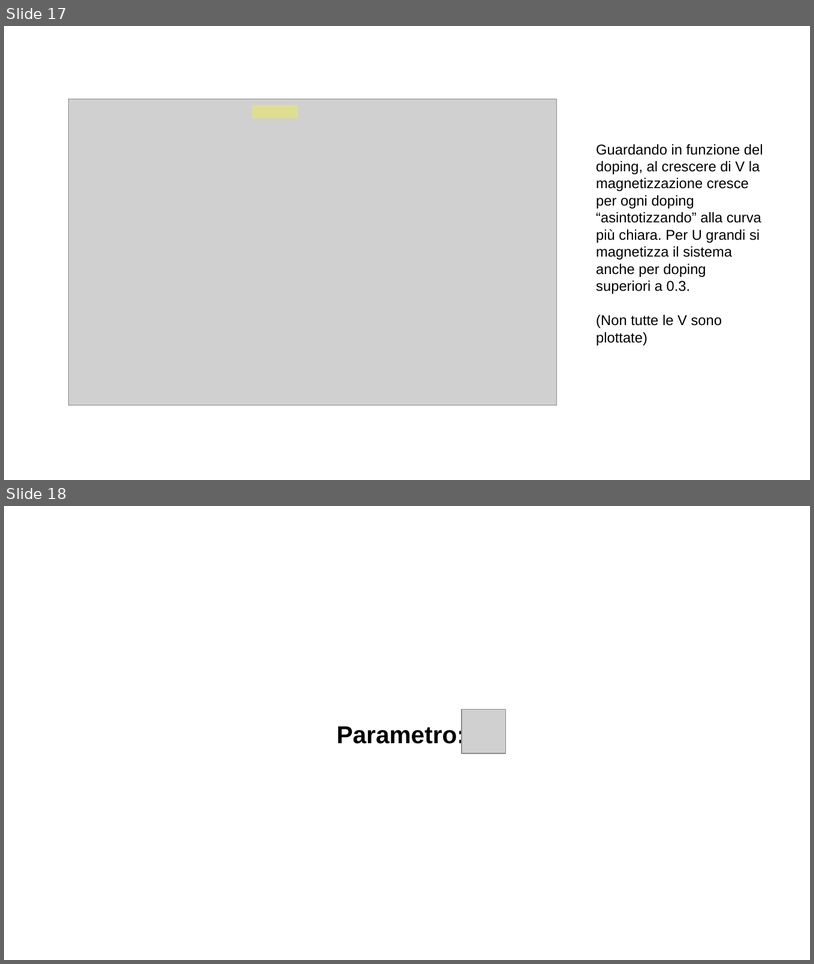
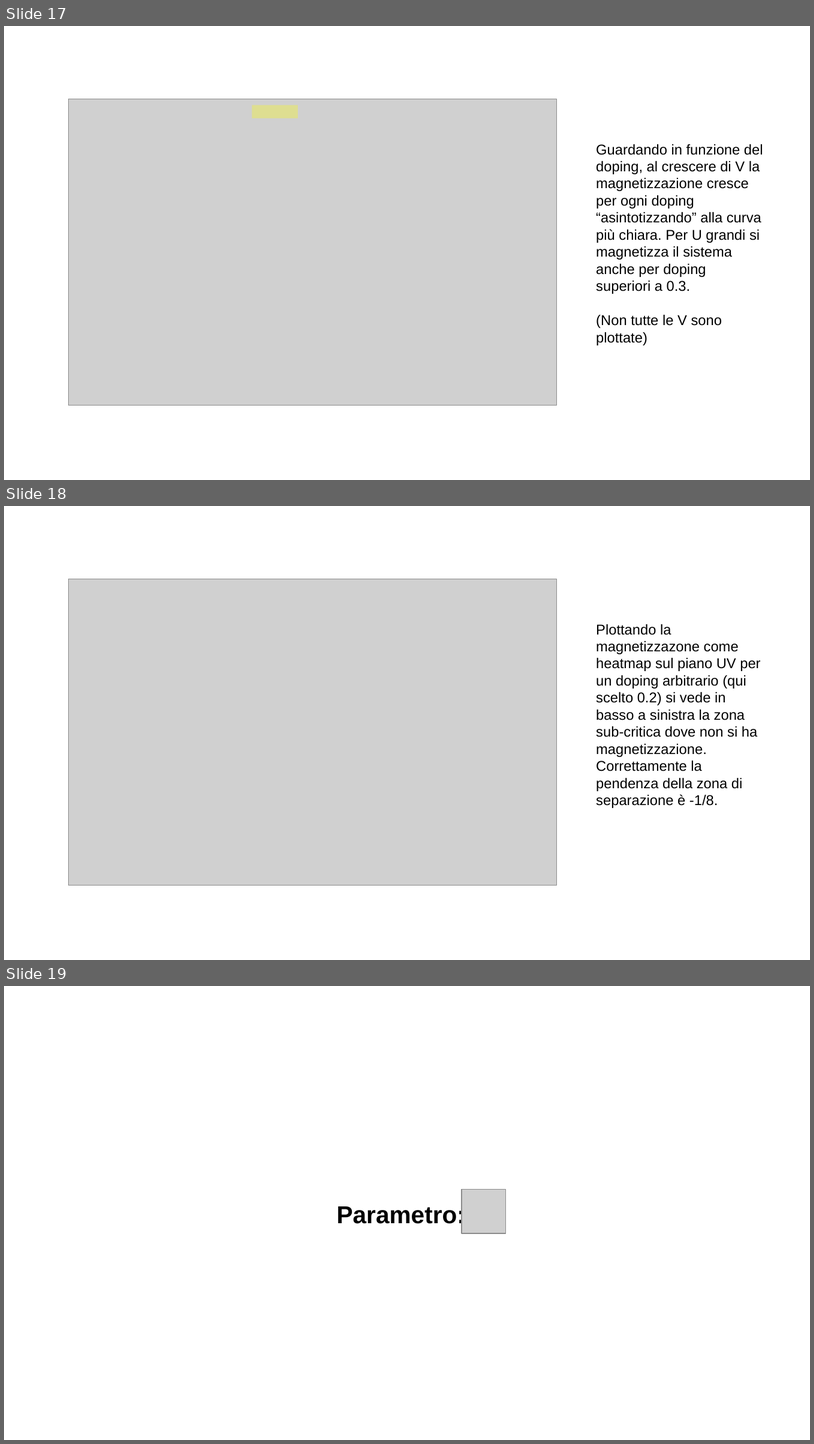
Before and after one commit to nepero27178/LadderHubbardSC, a slide deck: Bin/IntermediateReport2/IntermediateReport2.odp. Shown one above the other, each under a label of ours: slides 17 and 18 before the commit, slides 17, 18 and 19 after it. The pictures are 814x964 and 814x1444 pixels, drawn with LibreOffice and Linux fonts; fonts in the diff are those of the drawing; grey boxes stand for pictures. Boxes give left, top, right and bottom in pixels: in the first picture for what was removed or moved away, otherwise in the second. Text is boxed around its words. In the diff, an @@ line names an element or a change of style, - is before the commit and + after.

```diff
--- a/Bin/IntermediateReport2/IntermediateReport2.odp
+++ b/Bin/IntermediateReport2/IntermediateReport2.odp
@@ slide 18 added at box(4, 506, 810, 960), background #FFFFFF @@
@@ picture added at box(68, 579, 557, 885) @@
@@ text added at box(596, 624, 761, 808), 14 pt, text #000000 @@
+Plottando la magnetizzazone come heatmap sul piano UV per un doping arbitrario (qui scelto 0.2) si vede in basso a sinistra la zona sub-critica dove non si ha magnetizzazione. Correttamente la pendenza della zona di separazione è -1/8.
@@ what was slide 18 is now slide 19 @@
```
Also in this commit, not shown: 3 slides changed, 6 other slides added, 8 other files.
